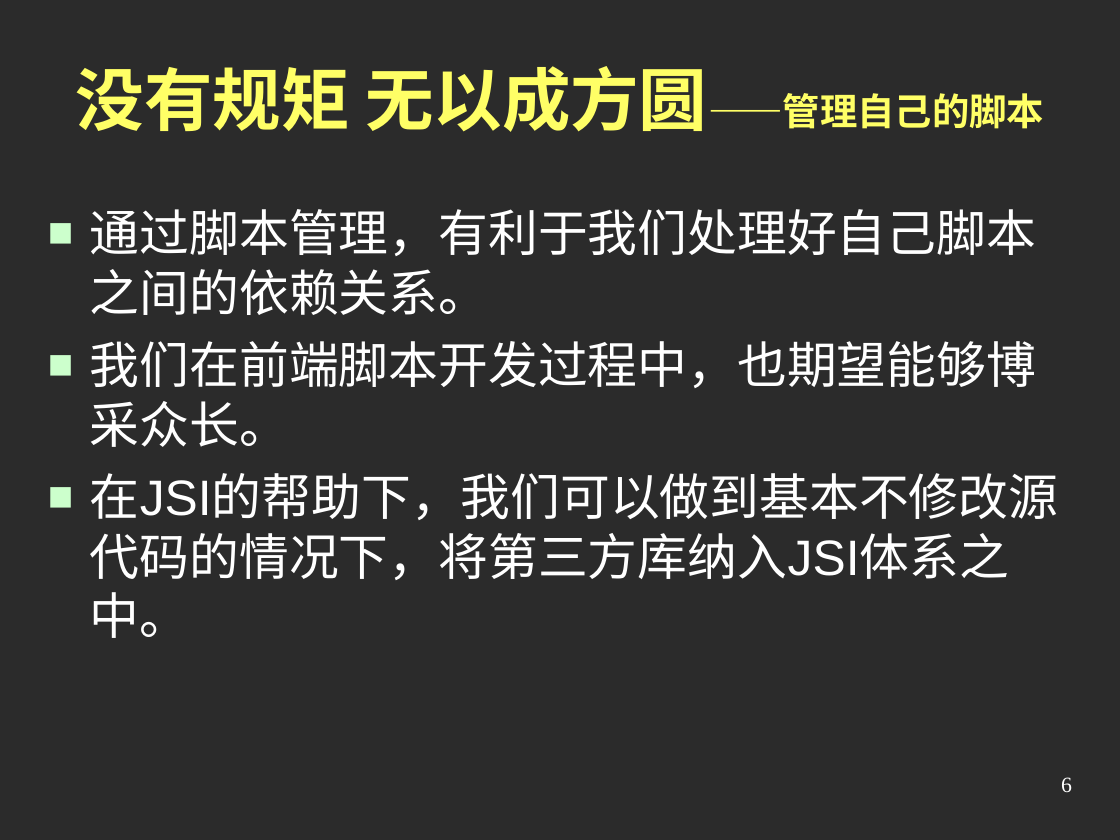
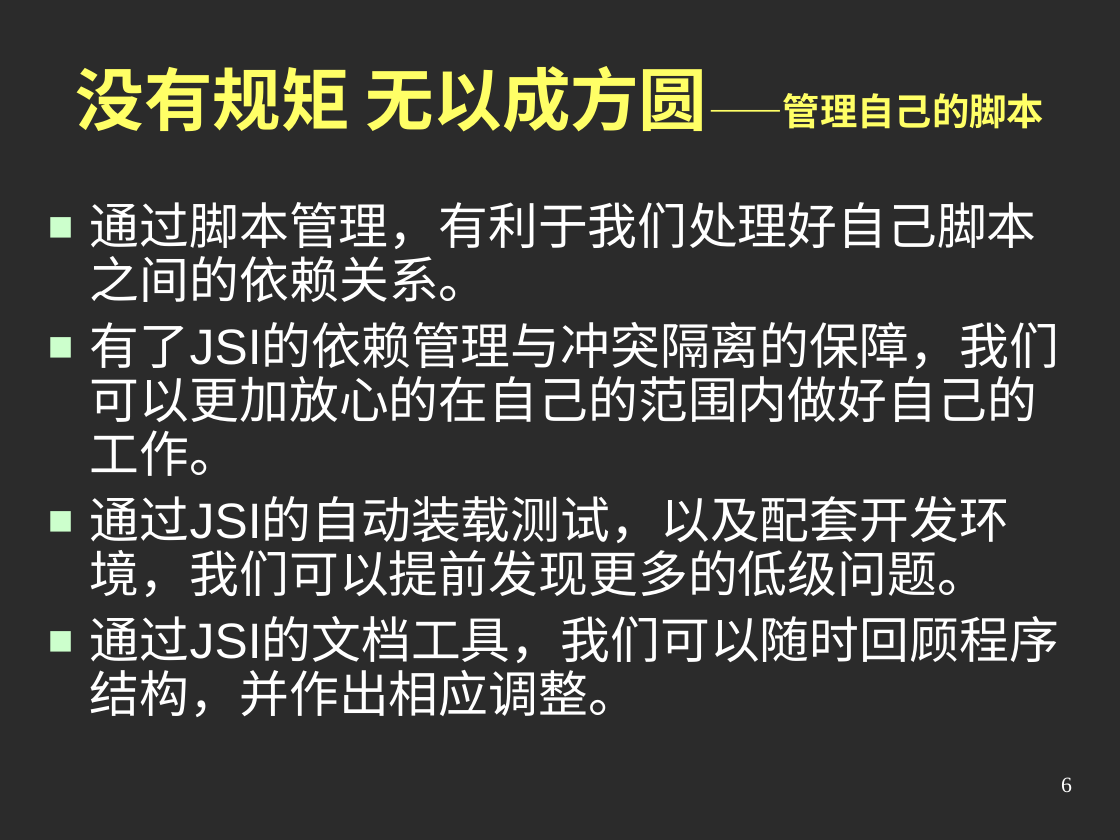
Before and after one commit to jindw/jsi, a slide deck: slide 6 of trunk/JSI2/web/doc/Preview2.ppt. Drawn at 1120x840 pixels with LibreOffice and Linux fonts; fonts in the diff are those of the drawing; background and template pictures are left out; a plain dark background stands for a picture behind light text. Boxes give left, top, right and bottom in pixels: in the first picture for what was removed or moved away, otherwise in the second. Text is boxed around its words. In the diff, an @@ line names an element or a change of style, - is before the commit and + after.

```diff
--- a/trunk/JSI2/web/doc/Preview2.ppt
+++ b/trunk/JSI2/web/doc/Preview2.ppt
@@ text at <box>90,202,1037,302</box>: line spacing 1 to 0.9 @@
@@ text at <box>90,322,1059,717</box>: text changed @@
-■ 我们在前端脚本开发过程中，也期望能够博采众长。
-■ 在JSI的帮助下，我们可以做到基本不修改源代码的情况下，将第三方库纳入JSI体系之中。
+■ 有了JSI的依赖管理与冲突隔离的保障，我们可以更加放心的在自己的范围内做好自己的工作。
+■ 通过JSI的自动装载测试，以及配套开发环境，我们可以提前发现更多的低级问题。
+■ 通过JSI的文档工具，我们可以随时回顾程序结构，并作出相应调整。
```
Also in this commit, not shown: 2 other slides changed, 1 other file.
